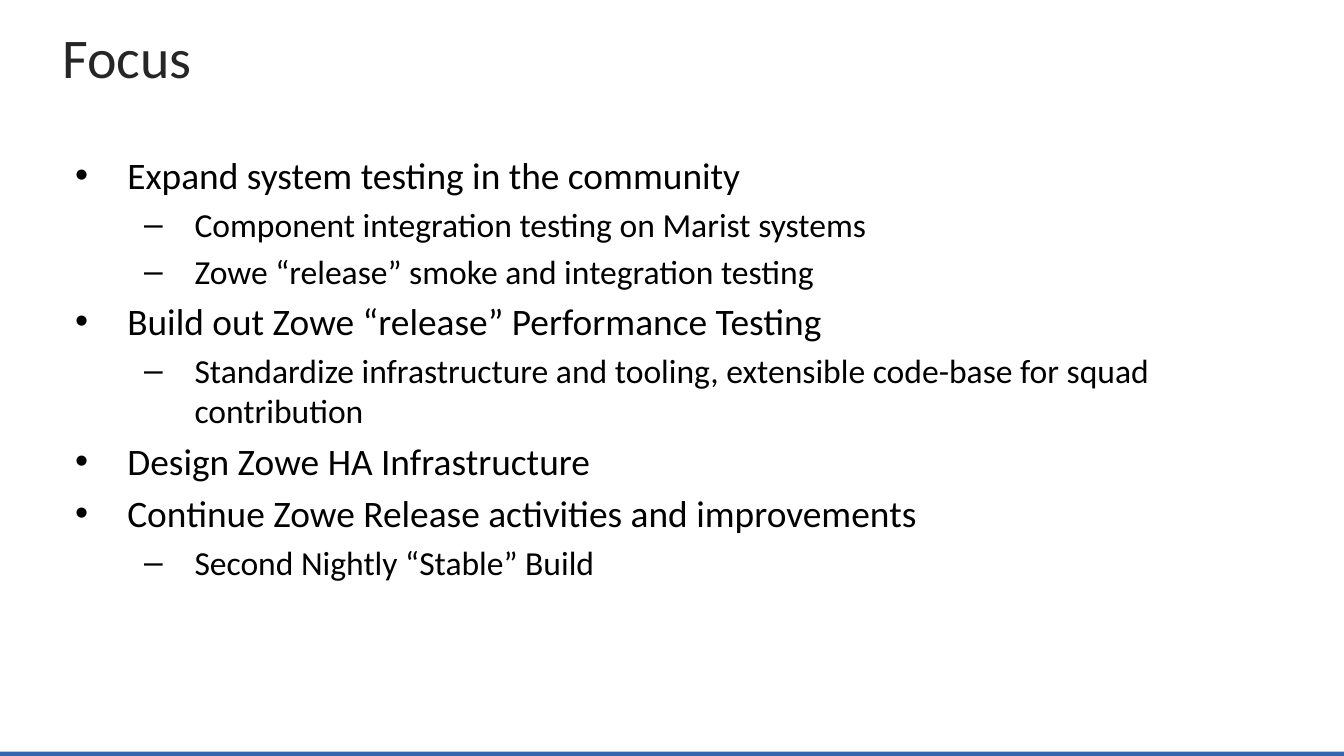
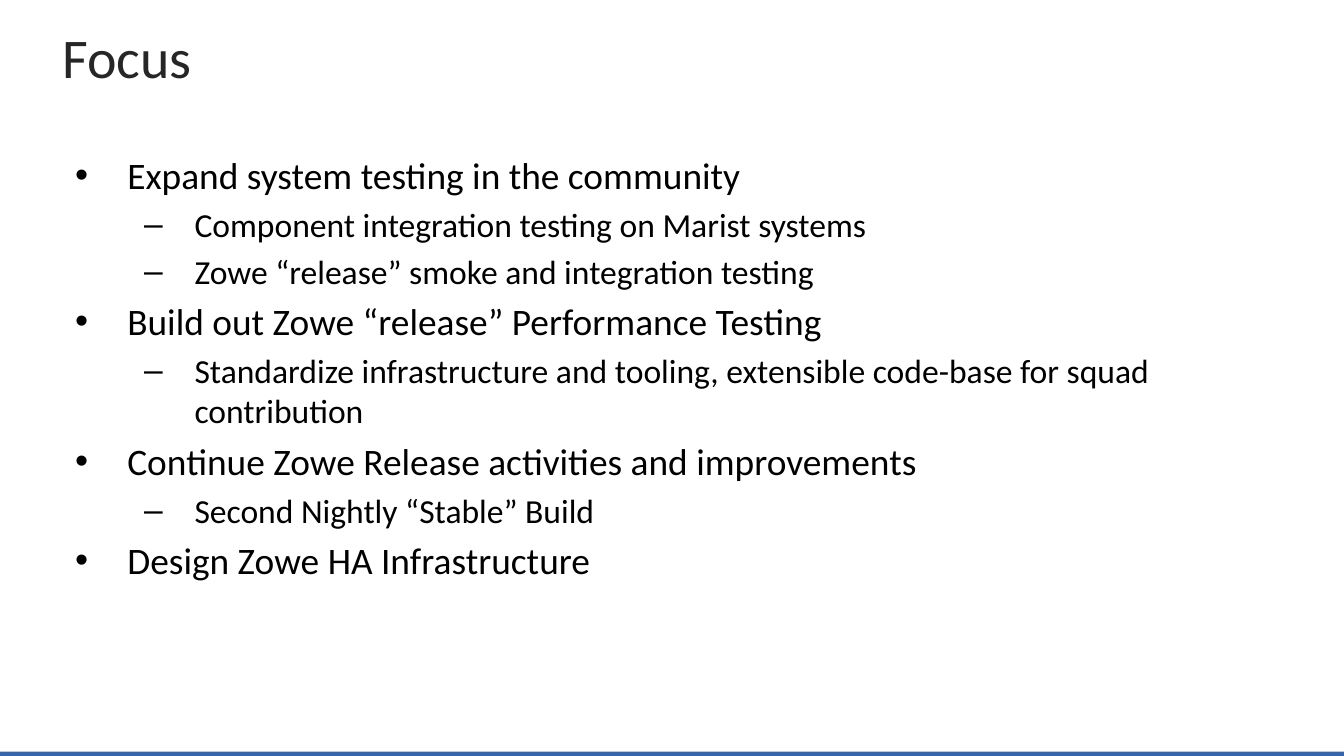
Before and after one commit to zowe/community, a slide deck: slide 20 of Project Management/20PI3 Planning/Zowe Community Squad Focus for 20PI3.pptx (slide 18 before the commit). Drawn at 1344x756 pixels with LibreOffice and Linux fonts; fonts in the diff are those of the drawing; background and template pictures are left out. Boxes give left, top, right and bottom in pixels: in the first picture for what was removed or moved away, otherwise in the second. Text is boxed around its words. In the diff, an @@ line names an element or a change of style, - is before the commit and + after.

```diff
--- a/Project Management/20PI3 Planning/Zowe Community Squad Focus for 20PI3.pptx
+++ b/Project Management/20PI3 Planning/Zowe Community Squad Focus for 20PI3.pptx
@@ text at bbox=[127, 449, 590, 482]: paragraph removed @@
-• Design Zowe HA Infrastructure
@@ text at bbox=[127, 548, 590, 581]: paragraph added @@
+• Design Zowe HA Infrastructure
```
Also in this commit, not shown: 3 other slides changed, 5 slides added, 3 slides removed.
